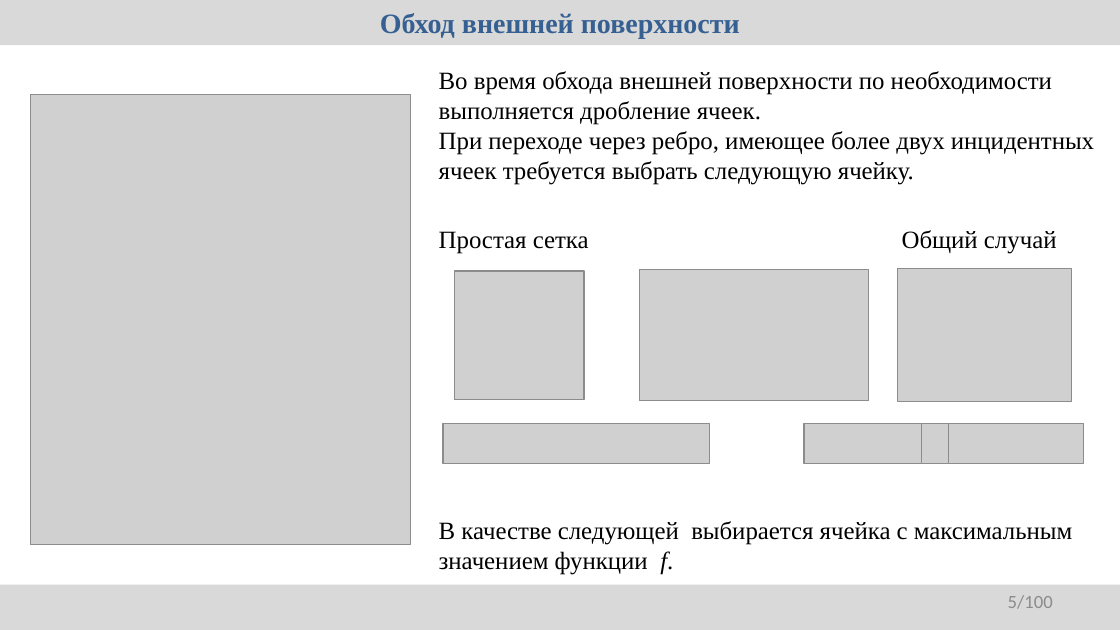
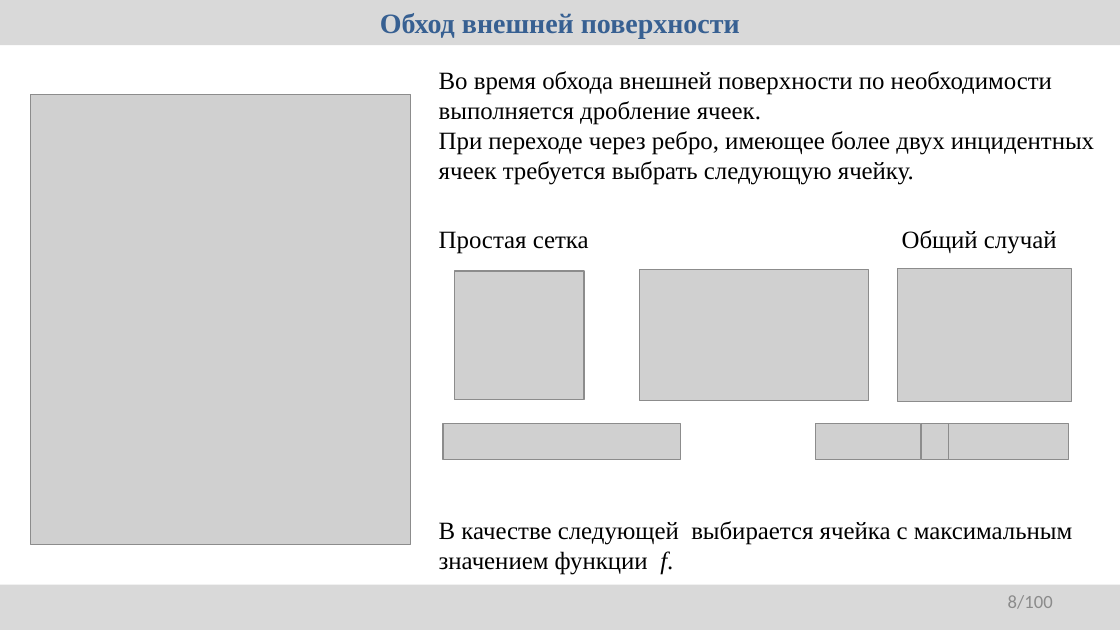
Before and after one commit to r-aax/phd, a slide deck: slide 8 of presentation/2025-10-20/rybakov.pptx (slide 5 before the commit). Drawn at 1120x630 pixels with LibreOffice and Linux fonts; fonts in the diff are those of the drawing; grey boxes stand for pictures. Boxes give left, top, right and bottom in pixels: in the first picture for what was removed or moved away, otherwise in the second. Text is boxed around its words. In the diff, an @@ line names an element or a change of style, - is before the commit and + after.

```diff
--- a/presentation/2025-10-20/rybakov.pptx
+++ b/presentation/2025-10-20/rybakov.pptx
@@ picture: place and size @@
-picture at box(444, 424, 710, 464)
+picture at box(444, 424, 681, 459)
@@ picture: place and size @@
-picture at box(804, 424, 922, 464)
+picture at box(815, 424, 920, 459)
@@ picture: place and size @@
-picture at box(922, 424, 956, 464)
+picture at box(922, 424, 953, 459)
@@ picture: place and size @@
-picture at box(948, 424, 1083, 464)
+picture at box(948, 424, 1068, 459)
@@ page number at box(1008, 595, 1053, 609): text changed @@
-5/100
+8/100
```
Also in this commit, not shown: 3 other slides changed, 3 slides added, 4 other files.
